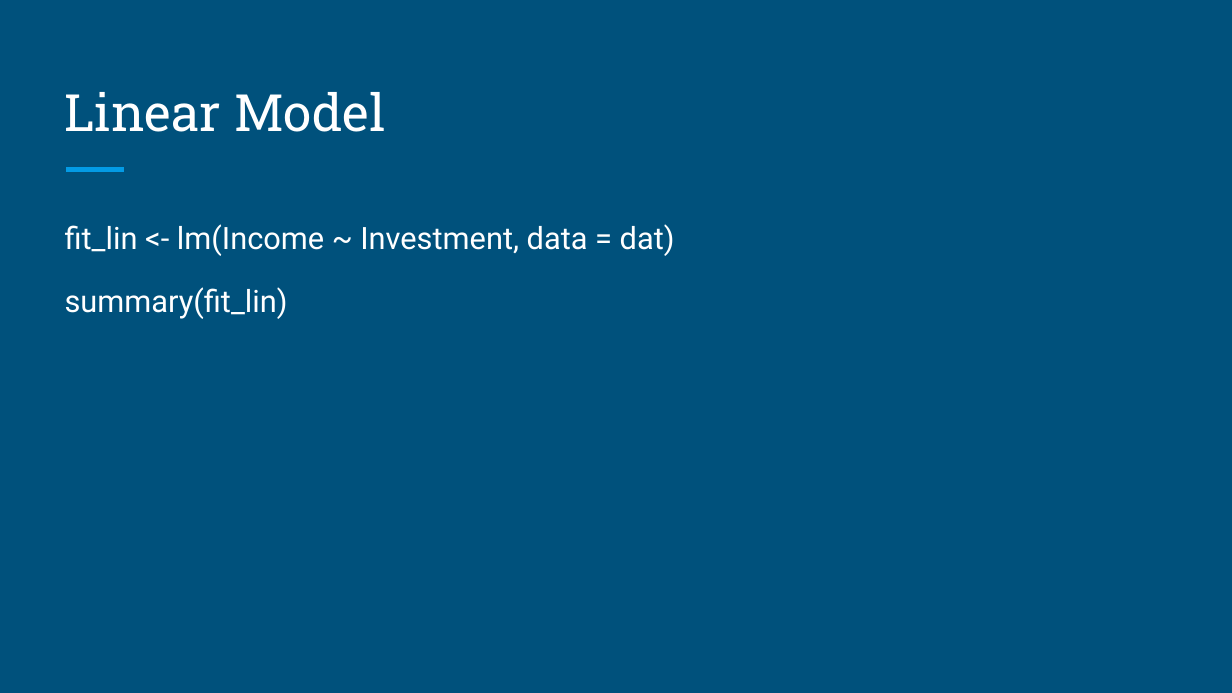
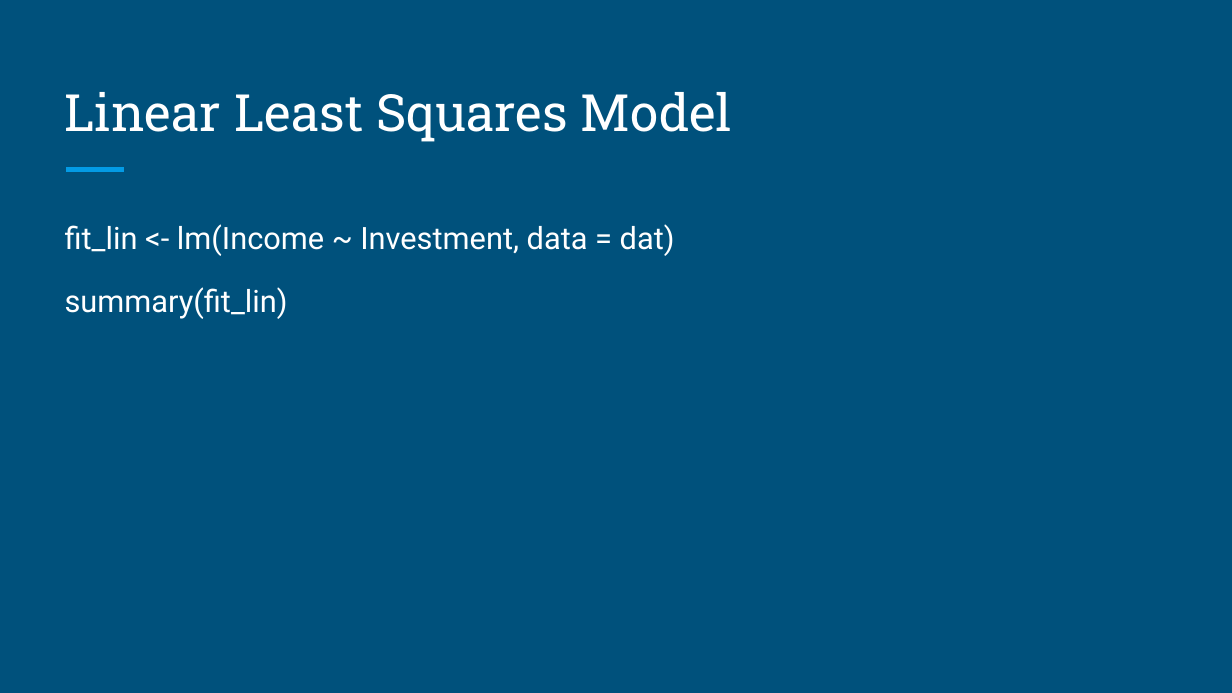
Before and after one commit to brandonyph/APB-Workshop-DataAnalyticsEssentials, a slide deck: slide 8 of Week 7-Model Basics and Building/Week 7-Model Basics and Building.pptx (slide 7 before the commit). Drawn at 1232x693 pixels with LibreOffice and Linux fonts; fonts in the diff are those of the drawing. Boxes give left, top, right and bottom in pixels: in the first picture for what was removed or moved away, otherwise in the second. Text is boxed around its words. In the diff, an @@ line names an element or a change of style, - is before the commit and + after.

```diff
--- a/Week 7-Model Basics and Building/Week 7-Model Basics and Building.pptx
+++ b/Week 7-Model Basics and Building/Week 7-Model Basics and Building.pptx
@@ title at bbox=[65, 92, 733, 142]: text changed @@
-Linear Model
+Linear Least Squares Model
```
Also in this commit, not shown: 5 other slides changed, 8 slides added.
